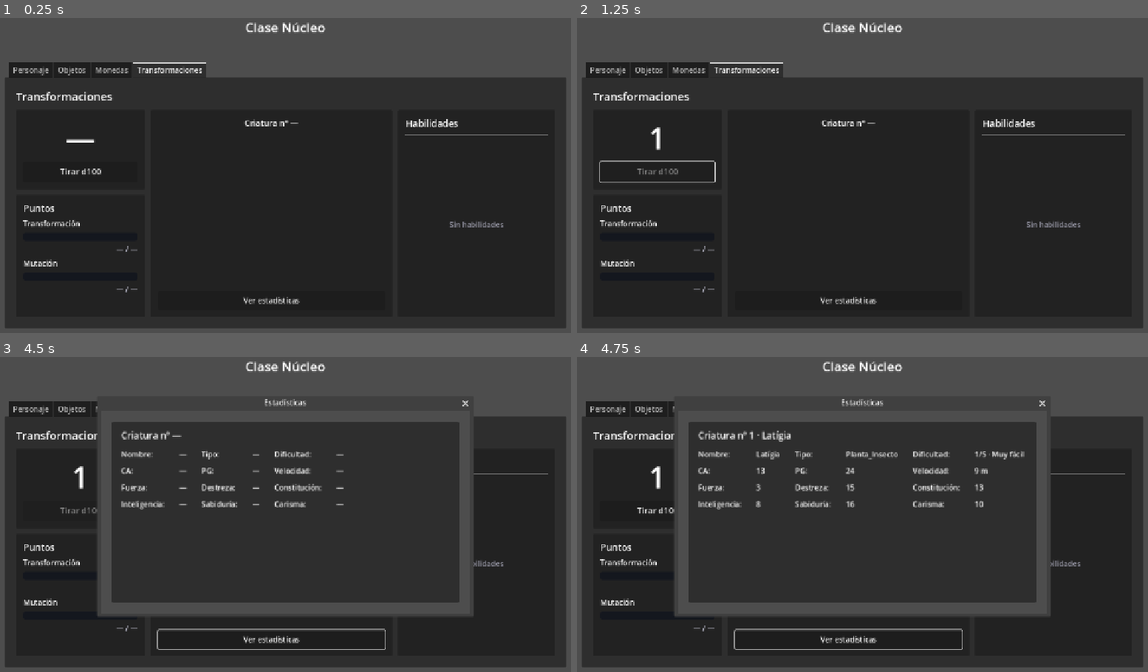
Above: before the commit, frames 1-4 (two rows, left to right).
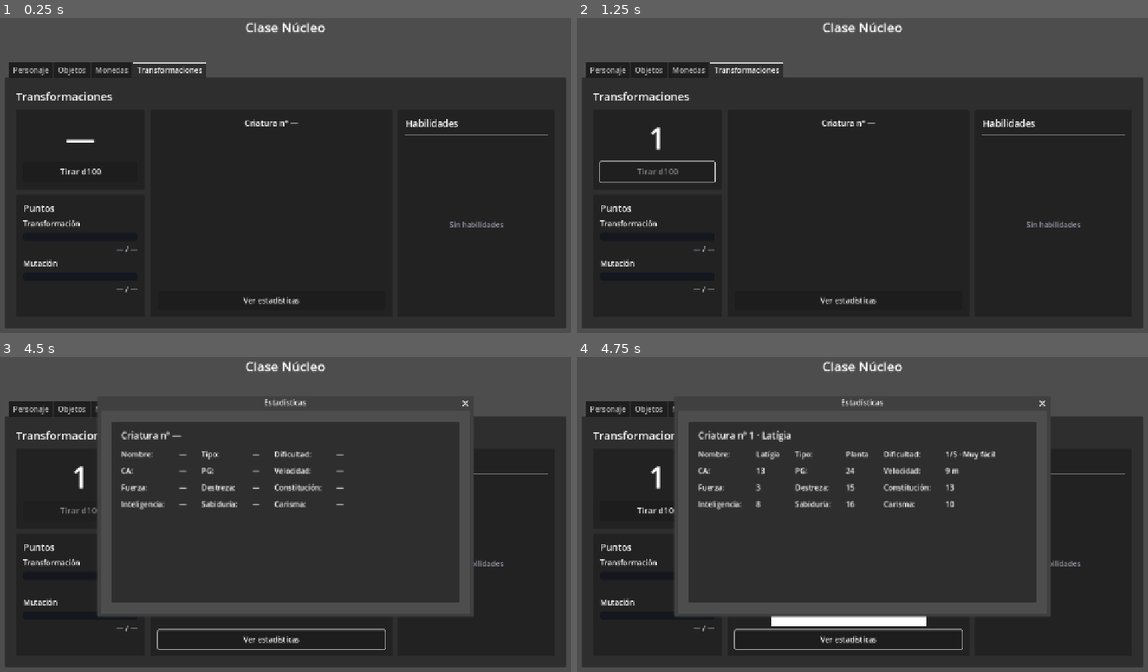
Above: after the commit, the same moments.

Repository: Ruzozki/Clase_Nucleo
Game: Godot game, scene res://Escenas/clase_nucleo.tscn
Two runs of this game, one before a commit and one after it. Both use one fixed random seed, a clock stepped at 60 frames per second and the inputs below.
Inputs (mouse positions are in pixels of both pictures, inside the frame that each line leads up to):
- Up to frame 1 (0.25 s): no input
- Up to frame 2 (1.25 s): click "Tirar d100" at 0.5 s
- Up to frame 3 (4.5 s): click "Ver estadísticas" at 1.25 s; tap Enter (ui_accept) at 2, 2.27, 2.75, 3.5, 4.25 s; move the mouse to (416, 495) at 2.02 s; hold Right (ui_right) 2.03-2.75 s; tap Shift at 2.1, 3.6 s; click (416, 495) at 2.17 s; drag from (165, 527) to (256, 577) at 2.77 s; move the mouse to (342, 438) at 3.52 s; hold Right (ui_right) 3.53-4.25 s; drag from (256, 577) to (108, 460) at 4.27 s
- Up to frame 4 (4.75 s): no input

Frames 1-3 are identical in both runs. In frame 4, 1.9% of the frame differs, in the area x 34-79%, y 29-86%.

Commit message:
Second Commit

Diff:
--- a/Escenas/clase_nucleo.gd
+++ b/Escenas/clase_nucleo.gd
@@ -1075,6 +1075,8 @@
 
 				var criatura := recurso as Criatura
 				criatura.normalizar()
+				for problema in criatura.problemas_fases():
+					push_warning("Criatura %d: %s" % [criatura.numero, problema])
 				criaturas.append(criatura)
 
 		archivo = carpeta.get_next()
@@ -1153,24 +1155,20 @@
 			criatura.nombre_dificultad(),
 		]
 	)
-	poner_texto_estadistica("CA_Criatura", str(criatura.ca))
-	poner_texto_estadistica("PG_Criatura", str(criatura.pg))
-	poner_texto_estadistica("Velocidad_Criatura", criatura.velocidad)
-	poner_texto_estadistica("Fuerza_Criatura", str(criatura.fuerza))
-	poner_texto_estadistica("Destreza_Criatura", str(criatura.destreza))
-	poner_texto_estadistica(
-		"Constitucion_Criatura",
-		str(criatura.constitucion)
-	)
-	poner_texto_estadistica(
-		"Inteligencia_Criatura",
-		str(criatura.inteligencia)
-	)
-	poner_texto_estadistica(
-		"Sabiduria_Criatura",
-		str(criatura.sabiduria)
-	)
-	poner_texto_estadistica("Carisma_Criatura", str(criatura.carisma))
+	var fase := criatura.obtener_fase(1)
+
+	if fase == null:
+		return
+
+	poner_texto_estadistica("CA_Criatura", str(fase.ca))
+	poner_texto_estadistica("PG_Criatura", str(fase.pg))
+	poner_texto_estadistica("Velocidad_Criatura", fase.velocidad)
+	poner_texto_estadistica("Fuerza_Criatura", str(fase.fuerza))
+	poner_texto_estadistica("Destreza_Criatura", str(fase.destreza))
+	poner_texto_estadistica("Constitucion_Criatura", str(fase.constitucion))
+	poner_texto_estadistica("Inteligencia_Criatura", str(fase.inteligencia))
+	poner_texto_estadistica("Sabiduria_Criatura", str(fase.sabiduria))
+	poner_texto_estadistica("Carisma_Criatura", str(fase.carisma))
 
 
 func poner_texto_estadistica(nombre: String, texto: String) -> void:
--- a/Recursos/Criaturas/Criatura_001.tres
+++ b/Recursos/Criaturas/Criatura_001.tres
@@ -1,13 +1,16 @@
-[gd_resource type="Resource" script_class="Criatura" load_steps=2 format=3 uid="uid://b5a0v16tuk18g"]
+[gd_resource type="Resource" script_class="Criatura" load_steps=7 format=3 uid="uid://b5a0v16tuk18g"]
 
+[ext_resource type="Script" uid="uid://b1h86mwojlt6" path="res://Recursos/Recursos_Habilidad.gd" id="1_dseo0"]
 [ext_resource type="Script" uid="uid://mqaol8acbgro" path="res://Recursos/Recursos_Criatura.gd" id="1_lhqdx"]
+[ext_resource type="Script" uid="uid://bhrvt1cxultx6" path="res://Recursos/Recursos_Fase.gd" id="1_ljnrg"]
+[ext_resource type="Texture2D" uid="uid://dxwbtuw04vw5b" path="res://Asseds/Sprites/1794246980329.jpg" id="2_hiciq"]
 
-[resource]
-script = ExtResource("1_lhqdx")
+[sub_resource type="Resource" id="Resource_ljnrg"]
+script = ExtResource("1_ljnrg")
 numero = 1
-nombre = "Latígia"
-tipo = "Planta_Insecto"
-dificultad = 1
+nombre = "Latígias"
+nivel_requerido = 1
+coste_pt = 0
 ca = 13
 pg = 24
 velocidad = "9 m"
@@ -17,4 +20,36 @@
 inteligencia = 8
 sabiduria = 16
 carisma = 10
+salvaciones_competentes = 0
+pericias_competentes = 0
+metadata/_custom_type_script = "uid://bhrvt1cxultx6"
+
+[sub_resource type="Resource" id="Resource_71o2o"]
+script = ExtResource("1_ljnrg")
+numero = 2
+nombre = ""
+nivel_requerido = 3
+coste_pt = 1
+ca = 14
+pg = 32
+velocidad = "9 m"
+fuerza = 4
+destreza = 16
+constitucion = 14
+inteligencia = 8
+sabiduria = 17
+carisma = 10
+salvaciones_competentes = 18
+pericias_competentes = 66048
+metadata/_custom_type_script = "uid://bhrvt1cxultx6"
+
+[resource]
+script = ExtResource("1_lhqdx")
+numero = 1
+nombre = "Latígia"
+tipo = "Planta"
+dificultad = 1
+imagen = ExtResource("2_hiciq")
+habilidades = Array[ExtResource("1_dseo0")]([])
+fases = Array[ExtResource("1_ljnrg")]([SubResource("Resource_ljnrg"), SubResource("Resource_71o2o")])
 metadata/_custom_type_script = "uid://mqaol8acbgro"
--- a/Recursos/Recursos_Criatura.gd
+++ b/Recursos/Recursos_Criatura.gd
@@ -10,13 +10,12 @@
 const NUMERO_MINIMO: int = 1
 const NUMERO_MAXIMO: int = 100
 
-## Rango permitido para los seis atributos de D&D 5e.
-const ATRIBUTO_MINIMO: int = 1
-const ATRIBUTO_MAXIMO: int = 30
-
 ## Escala de dificultad de uso de la forma (homebrew, no D&D).
 const DIFICULTAD_MINIMA: int = 1
 const DIFICULTAD_MAXIMA: int = 5
+
+## Cada criatura tiene exactamente 4 fases de evolución.
+const NUMERO_FASES: int = 4
 
 ## Nombres de la escala de dificultad. El índice 0 es dificultad 1.
 const NOMBRES_DIFICULTAD: Array[String] = [
@@ -57,29 +56,14 @@
 ## Dificultad de uso de la forma, de 1 (muy fácil) a 5 (muy difícil).
 @export_range(1, 5, 1) var dificultad: int = 1
 
-## Clase de armadura.
-@export_range(0, 99, 1) var ca: int = 10
-
-## Puntos de golpe.
-@export_range(1, 9999, 1) var pg: int = 1
-
-## Velocidad como texto: "9 m", "vuelo 18 m"…
-@export var velocidad: String = "9 m"
-
 ## Sprite o pixelart de la forma. Puede quedarse vacío.
 @export var imagen: Texture2D
-
-## Los seis atributos de D&D 5e.
-@export_range(1, 30, 1) var fuerza: int = 10
-@export_range(1, 30, 1) var destreza: int = 10
-@export_range(1, 30, 1) var constitucion: int = 10
-@export_range(1, 30, 1) var inteligencia: int = 10
-@export_range(1, 30, 1) var sabiduria: int = 10
-@export_range(1, 30, 1) var carisma: int = 10
 
 ## Habilidades propias de esta forma. Cada criatura tiene las suyas.
 @export var habilidades: Array[Habilidad] = []
 
+## Las 4 fases de evolución, en orden: fase 1, 2, 3 y 4.
+@export var fases: Array[Fase] = []
 
 ## Ajusta los valores a los rangos permitidos y limpia los textos.
 func normalizar() -> void:
@@ -87,7 +71,6 @@
 	numero = clampi(numero, NUMERO_MINIMO, NUMERO_MAXIMO)
 	nombre = nombre.strip_edges()
 	tipo = tipo.strip_edges()
-	velocidad = velocidad.strip_edges()
 
 	if tipo.is_empty():
 		tipo = "Bestia"
@@ -98,28 +81,13 @@
 		DIFICULTAD_MAXIMA
 	)
 
-	ca = clampi(ca, 0, 99)
-	pg = clampi(pg, 1, 9999)
-
-	fuerza = clampi(fuerza, ATRIBUTO_MINIMO, ATRIBUTO_MAXIMO)
-	destreza = clampi(destreza, ATRIBUTO_MINIMO, ATRIBUTO_MAXIMO)
-	constitucion = clampi(
-		constitucion,
-		ATRIBUTO_MINIMO,
-		ATRIBUTO_MAXIMO
-	)
-	inteligencia = clampi(
-		inteligencia,
-		ATRIBUTO_MINIMO,
-		ATRIBUTO_MAXIMO
-	)
-	sabiduria = clampi(sabiduria, ATRIBUTO_MINIMO, ATRIBUTO_MAXIMO)
-	carisma = clampi(carisma, ATRIBUTO_MINIMO, ATRIBUTO_MAXIMO)
-
 	for habilidad in habilidades:
 		if habilidad != null:
 			habilidad.normalizar()
 
+	for fase in fases:
+		if fase != null:
+			fase.normalizar()
 
 ## True si tiene un número dentro de rango y un nombre utilizable.
 func es_valida() -> bool:
@@ -158,3 +126,44 @@
 		DIFICULTAD_MAXIMA,
 		nombre_dificultad(),
 	]
+
+
+
+## Devuelve la fase con ese número (1–4), o null si no existe.
+func obtener_fase(numero_fase: int) -> Fase:
+
+	for fase in fases:
+		if fase != null and fase.numero == numero_fase:
+			return fase
+
+	return null
+
+
+## Revisa las fases y devuelve una lista de problemas.
+## Si la lista está vacía, las fases están bien.
+func problemas_fases() -> Array[String]:
+
+	var problemas: Array[String] = []
+
+	if fases.size() != NUMERO_FASES:
+		problemas.append("tiene %d fases en vez de %d" % [fases.size(), NUMERO_FASES])
+
+	var nivel_anterior := 0
+
+	for i in fases.size():
+
+		var fase := fases[i]
+
+		if fase == null:
+			problemas.append("la posición %d está vacía" % i)
+			continue
+
+		if fase.numero != i + 1:
+			problemas.append("la posición %d tiene la fase %d, debería ser la %d" % [i, fase.numero, i + 1])
+
+		if fase.nivel_requerido < nivel_anterior:
+			problemas.append("la fase %d pide nivel %d, menos que la fase anterior" % [fase.numero, fase.nivel_requerido])
+
+		nivel_anterior = fase.nivel_requerido
+
+	return problemas
--- /dev/null
+++ b/Recursos/Recursos_Fase.gd
@@ -0,0 +1,168 @@
+class_name Fase
+extends Resource
+
+## Una fase de evolución de una criatura.
+##
+## Cada criatura tiene 4 fases. Al tirar el d100 siempre aparece en la fase 1;
+## las fases 2, 3 y 4 se alcanzan gastando PT si el Núcleo tiene nivel.
+
+
+## Número de la fase, del 1 al 4.
+@export_range(1, 4, 1) var numero: int = 1
+
+## Nombre de esta evolución. Si está vacío, se usa el de la criatura.
+@export var nombre: String = ""
+
+## Imagen de esta evolución. Si está vacía, se usa la de la criatura.
+@export var imagen: Texture2D
+
+## Nivel mínimo del Núcleo para poder alcanzar esta fase.
+@export_range(1, 20, 1) var nivel_requerido: int = 1
+
+## Puntos de Transformación (PT) que cuesta evolucionar a esta fase.
+## En la fase 1 debe ser 0, porque sale directamente con el d100.
+@export_range(0, 999, 1) var coste_pt: int = 0
+
+
+@export_group("Estadísticas")
+
+## Clase de Armadura (CA) en esta fase.
+@export_range(0, 99, 1) var ca: int = 10
+
+## Puntos de Golpe (PG) máximos en esta fase.
+@export_range(1, 9999, 1) var pg: int = 1
+
+## Velocidad como texto libre, por ejemplo "9 m" o "9 m, volar 12 m".
+@export var velocidad: String = "9 m"
+
+@export_subgroup("Atributos")
+
+## Fuerza (FUE).
+@export_range(1, 30, 1) var fuerza: int = 10
+
+## Destreza (DES).
+@export_range(1, 30, 1) var destreza: int = 10
+
+## Constitución (CON).
+@export_range(1, 30, 1) var constitucion: int = 10
+
+## Inteligencia (INT).
+@export_range(1, 30, 1) var inteligencia: int = 10
+
+## Sabiduría (SAB).
+@export_range(1, 30, 1) var sabiduria: int = 10
+
+## Carisma (CAR).
+@export_range(1, 30, 1) var carisma: int = 10
+
+
+@export_group("Competencias")
+
+## Tiradas de salvación en las que esta fase es competente.
+## Cada casilla marcada suma el bono de competencia a esa salvación.
+## El orden debe coincidir con ReglasDnD.ATRIBUTOS.
+@export_flags("FUE", "DES", "CON", "INT", "SAB", "CAR") var salvaciones_competentes: int = 0
+
+## Pericias en las que esta fase es competente.
+## El orden debe coincidir con ReglasDnD.PERICIAS.
+@export_flags("Acrobacias", "Atletismo", "Conocimiento Arcano", "Engaño", "Historia", "Interpretación", "Intimidación", "Investigación", "Juego de Manos", "Medicina", "Naturaleza", "Percepción", "Perspicacia", "Persuasión", "Religión", "Sigilo", "Supervivencia", "Trato con Animales") var pericias_competentes: int = 0
+
+
+
+
+## Limpia los textos y mantiene cada número dentro de su rango.
+func normalizar() -> void:
+
+	numero = clampi(numero, 1, 4)
+	nombre = nombre.strip_edges()
+	nivel_requerido = clampi(nivel_requerido, 1, 20)
+	coste_pt = maxi(coste_pt, 0)
+
+	# La fase 1 sale con el d100: nunca cuesta PT.
+	if numero == 1:
+		coste_pt = 0
+
+	ca = clampi(ca, 0, 99)
+	pg = clampi(pg, 1, 9999)
+	velocidad = velocidad.strip_edges()
+
+	if velocidad.is_empty():
+		velocidad = "9 m"
+
+	fuerza = clampi(fuerza, 1, 30)
+	destreza = clampi(destreza, 1, 30)
+	constitucion = clampi(constitucion, 1, 30)
+	inteligencia = clampi(inteligencia, 1, 30)
+	sabiduria = clampi(sabiduria, 1, 30)
+	carisma = clampi(carisma, 1, 30)
+
+
+## True si el número de fase está entre 1 y 4.
+func es_valida() -> bool:
+
+	return numero >= 1 and numero <= 4
+
+
+## Valor de un atributo a partir de su abreviatura: "DES" → destreza.
+func valor_atributo(atributo: String) -> int:
+
+	match atributo:
+		"FUE":
+			return fuerza
+		"DES":
+			return destreza
+		"CON":
+			return constitucion
+		"INT":
+			return inteligencia
+		"SAB":
+			return sabiduria
+		"CAR":
+			return carisma
+
+	return 0
+
+
+## True si la casilla de salvación de ese atributo está marcada.
+func es_competente_salvacion(atributo: String) -> bool:
+
+	var indice := ReglasDnD.ATRIBUTOS.find(atributo)
+
+	if indice == -1:
+		return false
+
+	return (salvaciones_competentes & (1 << indice)) != 0
+
+
+## True si la casilla de esa pericia está marcada.
+func es_competente_pericia(nombre_pericia: String) -> bool:
+
+	var indice := ReglasDnD.nombres_pericias().find(nombre_pericia)
+
+	if indice == -1:
+		return false
+
+	return (pericias_competentes & (1 << indice)) != 0
+
+
+## Modificador de salvación: modificador del atributo + bono si es competente.
+func valor_salvacion(atributo: String, bono: int) -> int:
+
+	var total := ReglasDnD.modificador(valor_atributo(atributo))
+
+	if es_competente_salvacion(atributo):
+		total += bono
+
+	return total
+
+
+## Modificador de pericia: modificador de su atributo + bono si es competente.
+func valor_pericia(nombre_pericia: String, bono: int) -> int:
+
+	var atributo := ReglasDnD.atributo_de_pericia(nombre_pericia)
+	var total := ReglasDnD.modificador(valor_atributo(atributo))
+
+	if es_competente_pericia(nombre_pericia):
+		total += bono
+
+	return total
--- /dev/null
+++ b/Scripts/Reglas_DnD.gd
@@ -0,0 +1,79 @@
+class_name ReglasDnD
+extends RefCounted
+## Reglas de D&D 5e que usa la app: atributos, modificadores y competencia.
+##
+## Solo contiene datos fijos y cálculos. No guarda nada.
+
+
+## Abreviaturas de los seis atributos, en el orden habitual de D&D.
+const ATRIBUTOS: Array[String] = ["FUE", "DES", "CON", "INT", "SAB", "CAR"]
+
+## Bono de competencia provisional, hasta que exista el nivel del Núcleo.
+const BONO_COMPETENCIA_PROVISIONAL: int = 2
+
+
+## Las 18 pericias de D&D 5e y el atributo del que depende cada una.
+## El orden importa: las casillas de competencia de Fase usarán este mismo orden.
+const PERICIAS: Dictionary = {
+	"Acrobacias": "DES",
+	"Atletismo": "FUE",
+	"Conocimiento Arcano": "INT",
+	"Engaño": "CAR",
+	"Historia": "INT",
+	"Interpretación": "CAR",
+	"Intimidación": "CAR",
+	"Investigación": "INT",
+	"Juego de Manos": "DES",
+	"Medicina": "SAB",
+	"Naturaleza": "INT",
+	"Percepción": "SAB",
+	"Perspicacia": "SAB",
+	"Persuasión": "CAR",
+	"Religión": "INT",
+	"Sigilo": "DES",
+	"Supervivencia": "SAB",
+	"Trato con Animales": "SAB",
+}
+
+## Modificador de un atributo: (valor - 10) / 2, redondeando hacia abajo.
+## Ejemplos: 10 → +0, 15 → +2, 3 → -4.
+static func modificador(valor: int) -> int:
+
+	return floori((valor - 10) / 2.0)
+
+
+## Texto con signo para la pantalla: 2 → "+2", -1 → "-1", 0 → "+0".
+static func texto_modificador(valor_modificador: int) -> String:
+
+	if valor_modificador >= 0:
+		return "+" + str(valor_modificador)
+
+	return str(valor_modificador)
+
+
+## Bono de competencia según el nivel (D&D 5e).
+## Niveles 1–4 → +2, 5–8 → +3, 9–12 → +4, 13–16 → +5, 17–20 → +6.
+static func bono_competencia(nivel: int) -> int:
+
+	var nivel_valido := clampi(nivel, 1, 20)
+	return 2 + floori((nivel_valido - 1) / 4.0)
+
+
+
+## Devuelve la abreviatura del atributo de una pericia: "Sigilo" → "DES".
+## Si la pericia no existe, devuelve un texto vacío.
+static func atributo_de_pericia(pericia: String) -> String:
+
+	var atributo: String = PERICIAS.get(pericia, "")
+	return atributo
+
+
+## Devuelve los nombres de las 18 pericias, en el orden de la tabla.
+static func nombres_pericias() -> Array[String]:
+
+	var nombres: Array[String] = []
+
+	for nombre in PERICIAS.keys():
+		nombres.append(nombre)
+
+	return nombres
--- /dev/null
+++ b/new_resource.tres
@@ -0,0 +1,20 @@
+[gd_resource type="Resource" script_class="Fase" load_steps=2 format=3 uid="uid://dw57qww7ba63h"]
+
+[ext_resource type="Script" uid="uid://bhrvt1cxultx6" path="res://Recursos/Recursos_Fase.gd" id="1_g5ko2"]
+
+[resource]
+script = ExtResource("1_g5ko2")
+numero = 1
+nombre = ""
+nivel_requerido = 1
+coste_pt = 0
+ca = 10
+pg = 1
+velocidad = "9 m"
+fuerza = 10
+destreza = 10
+constitucion = 10
+inteligencia = 10
+sabiduria = 10
+carisma = 10
+metadata/_custom_type_script = "uid://bhrvt1cxultx6"
Binary file added: Asseds/Sprites/1794246980329.jpg
Not shown, added: Asseds/Sprites/1794246980329.jpg.import
Not shown, added: Recursos/Recursos_Fase.gd.uid
Not shown, added: Scripts/Reglas_DnD.gd.uid
Not shown, changed: Documentacion/TRASPASO.md
